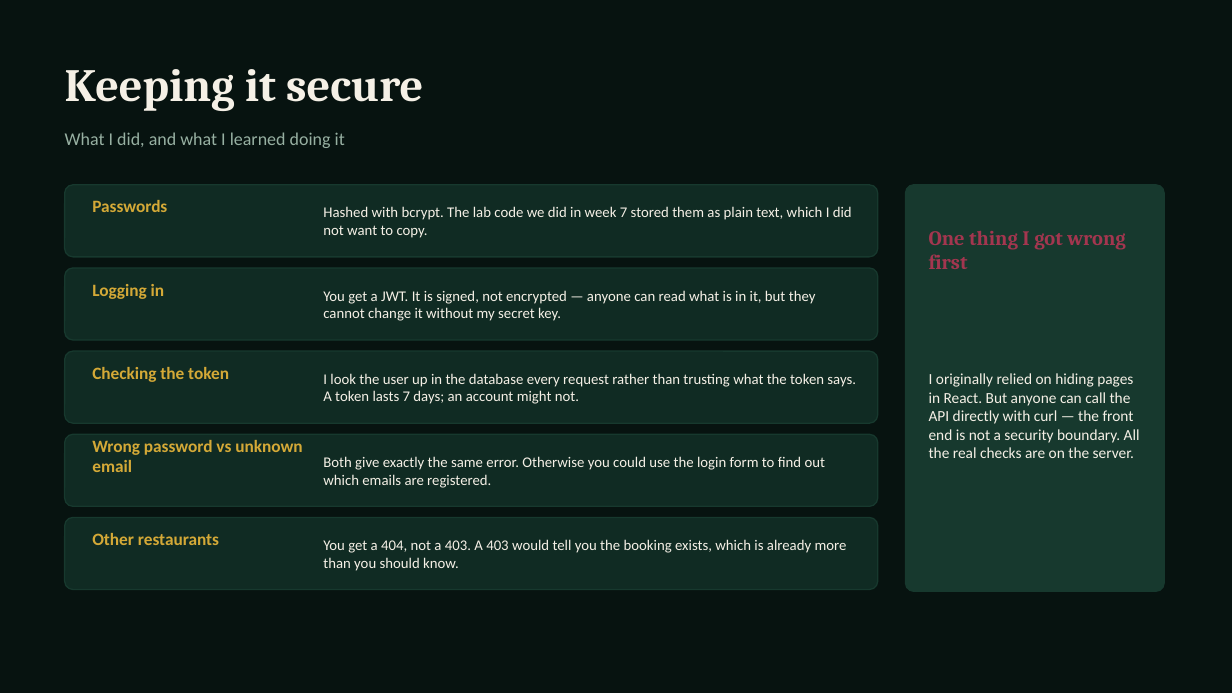
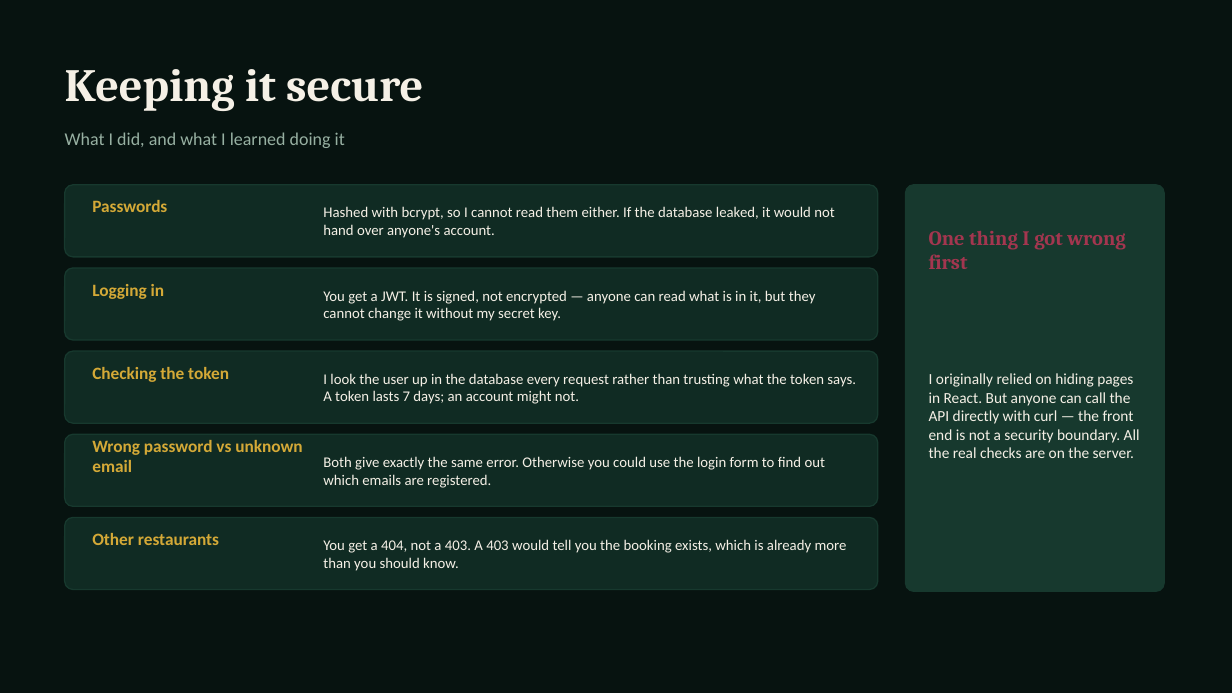
Before and after one commit to asanlimbu/mesa, a slide deck: slide 7 of docs/presentation.pptx. Drawn at 1232x693 pixels with LibreOffice and Linux fonts; fonts in the diff are those of the drawing. Boxes give left, top, right and bottom in pixels: in the first picture for what was removed or moved away, otherwise in the second. Text is boxed around its words. In the diff, an @@ line names an element or a change of style, - is before the commit and + after.

```diff
--- a/docs/presentation.pptx
+++ b/docs/presentation.pptx
@@ text at bbox=[323, 206, 834, 238]: text changed @@
-Hashed with bcrypt. The lab code we did in week 7 stored them as plain text, which I did not want to copy.
+Hashed with bcrypt, so I cannot read them either. If the database leaked, it would not hand over anyone's account.
```
Also in this commit, not shown: 4 other slides changed.
